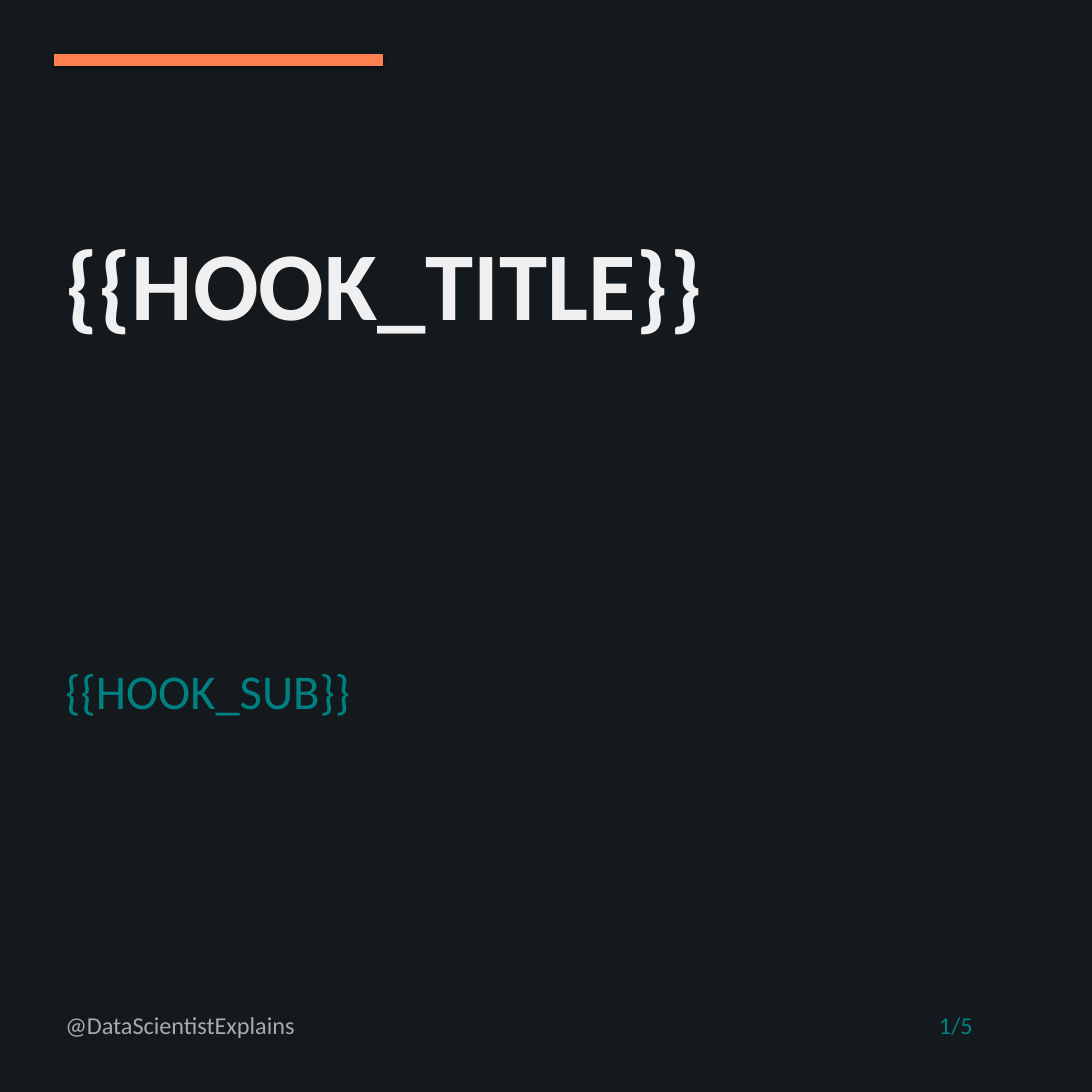
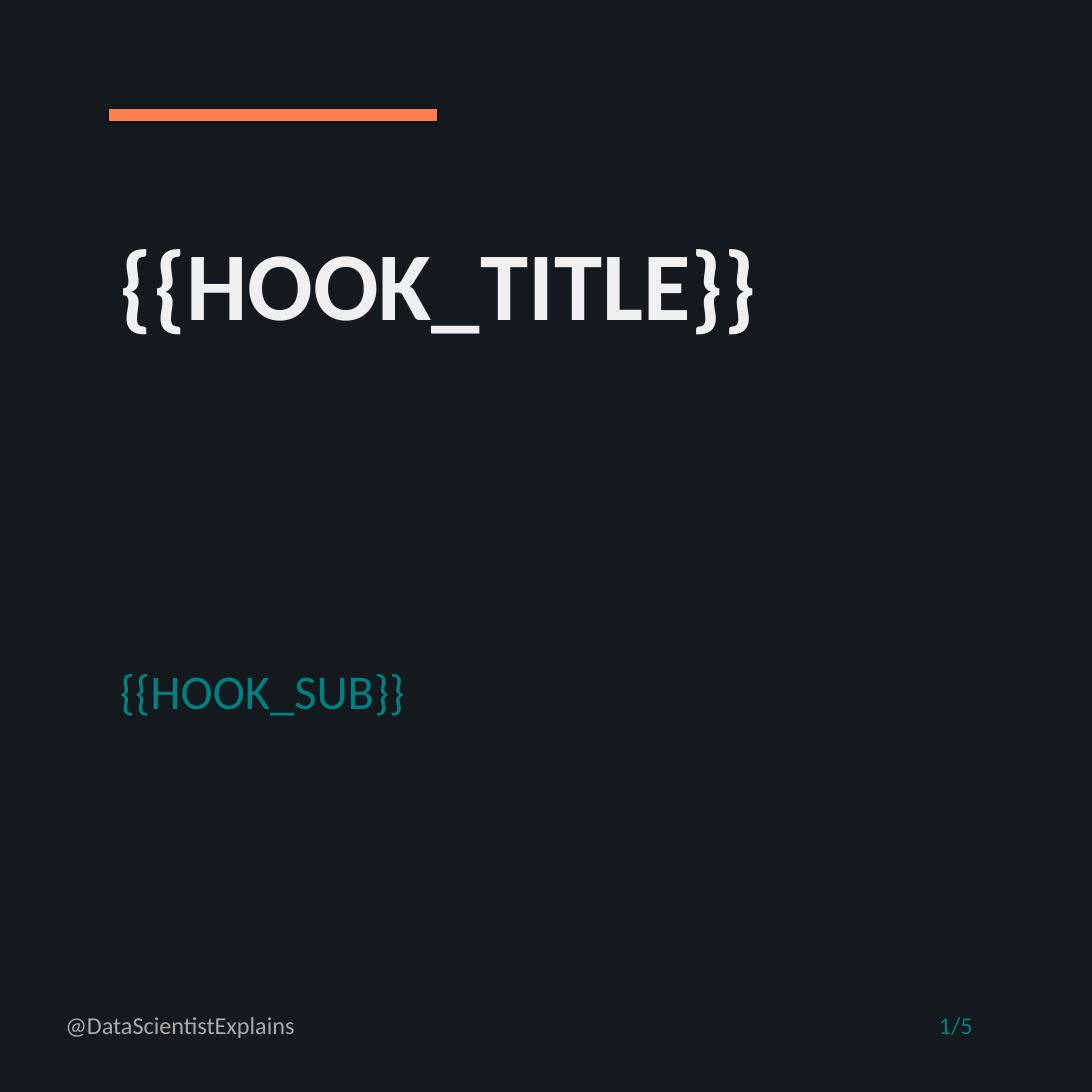
Before and after one commit to Maynanda/baba-app, a slide deck: slide 1 of templates/carousel_dark_1x1/main_carousel.pptx. Drawn at 1092x1092 pixels with LibreOffice and Linux fonts; fonts in the diff are those of the drawing. Boxes give left, top, right and bottom in pixels: in the first picture for what was removed or moved away, otherwise in the second. Text is boxed around its words. In the diff, an @@ line names an element or a change of style, - is before the commit and + after.

```diff
--- a/templates/carousel_dark_1x1/main_carousel.pptx
+++ b/templates/carousel_dark_1x1/main_carousel.pptx
@@ rectangle: place and size @@
-rectangle at [55, 55, 382, 66]
+rectangle at [109, 109, 437, 120]
@@ text "{{HOOK_TITLE}}": place and size @@
-text "{{HOOK_TITLE}}" at [65, 249, 702, 335]
+text "{{HOOK_TITLE}}" at [120, 249, 757, 335]
@@ text "{{HOOK_SUB}}": place and size @@
-text "{{HOOK_SUB}}" at [65, 674, 350, 716]
+text "{{HOOK_SUB}}" at [120, 674, 405, 716]
```
Also in this commit, not shown: 4 other slides changed, 11 other files.
